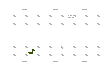
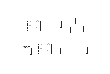
Layers edited between the first and the second 110px x 74px image:
hid group "shacks #1" (8 layers) over <box>13,9,100,62</box>
hid "player loc copy #5" over <box>28,49,35,54</box>
hid "lower shacks base" over <box>13,9,100,62</box>
showed group "storeroom interior" (11 layers) over <box>22,15,88,56</box>
